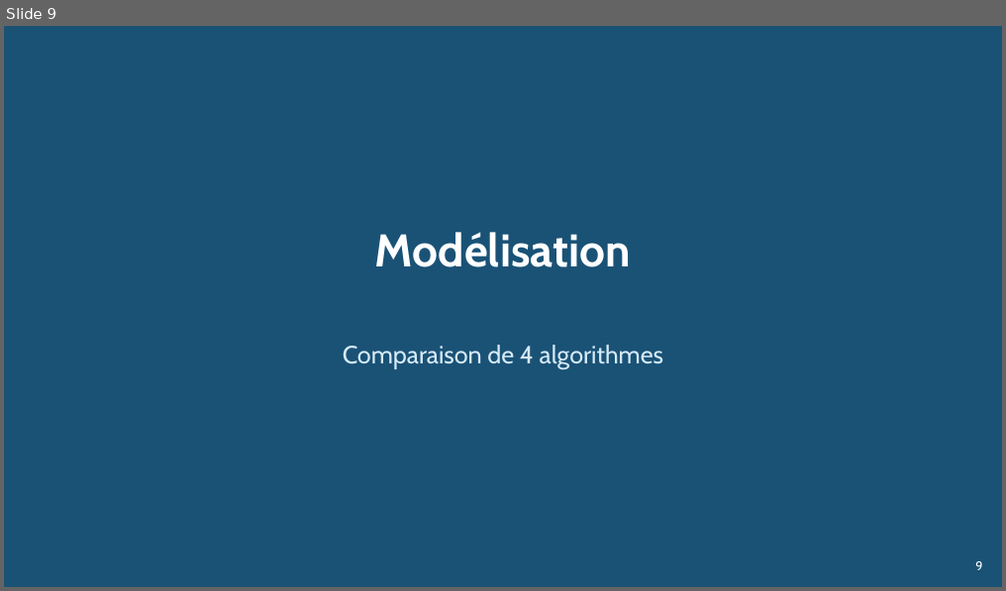
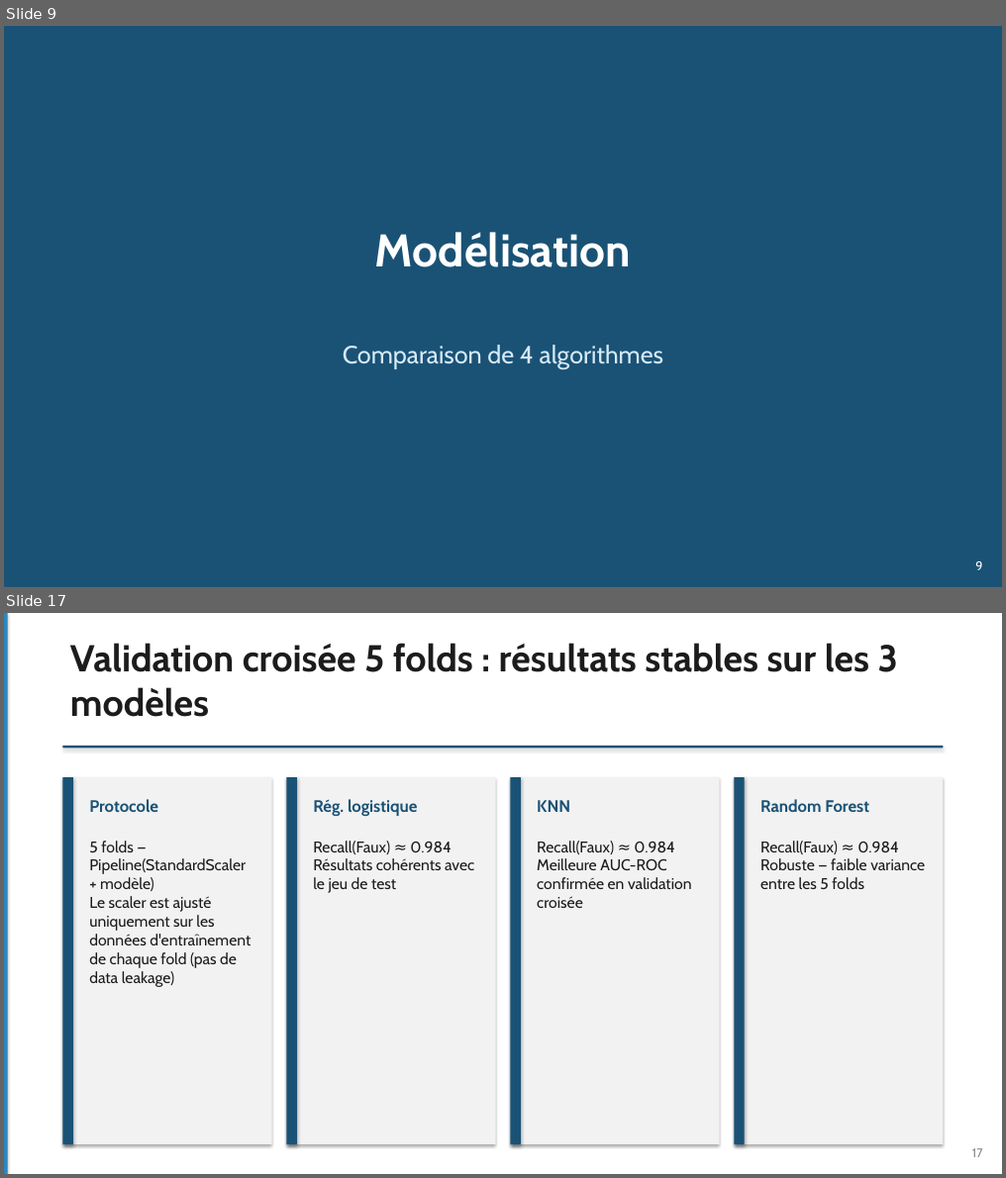
Before and after one commit to Elicesjo/PROJET-11-, a slide deck: Elices-Diez_Josy_3_Support_presentation_062026.pptx. Shown one above the other, each under a label of ours: slide 9 before the commit, slides 9 and 17 after it; the slides between them are not shown. The pictures are 1006x591 and 1006x1178 pixels, drawn with LibreOffice and Linux fonts; fonts in the diff are those of the drawing. Boxes give left, top, right and bottom in pixels: in the first picture for what was removed or moved away, otherwise in the second. Text is boxed around its words. In the diff, an @@ line names an element or a change of style, - is before the commit and + after.

Commit message:
Finalise projet détection de faux billets : notebook, script, présentation

```diff
--- a/Elices-Diez_Josy_3_Support_presentation_062026.pptx
+++ b/Elices-Diez_Josy_3_Support_presentation_062026.pptx
@@ slide 17 added at box(4, 613, 1002, 1174), background #FFFFFF @@
@@ rectangle added at box(4, 613, 8, 1174), fill #2E86C1 @@
@@ text added at box(70, 643, 898, 717), 36 pt, text #1C1C1C, bold @@
+Validation croisée 5 folds : résultats stables sur les 3 modèles
@@ rectangle added at box(63, 746, 944, 748), fill #1A5276 @@
@@ rectangle added at box(63, 777, 272, 1146), fill #F2F2F2 @@
@@ rectangle added at box(63, 777, 73, 1146), fill #1A5276 @@
@@ rectangle added at box(287, 777, 496, 1146), fill #F2F2F2 @@
@@ rectangle added at box(287, 777, 297, 1146), fill #1A5276 @@
@@ rectangle added at box(511, 777, 720, 1146), fill #F2F2F2 @@
@@ rectangle added at box(511, 777, 522, 1146), fill #1A5276 @@
@@ rectangle added at box(734, 777, 943, 1146), fill #F2F2F2 @@
@@ rectangle added at box(734, 777, 745, 1146), fill #1A5276 @@
@@ text added at box(89, 799, 158, 812), 16 pt, text #1A5276, bold @@
+Protocole
@@ text added at box(313, 799, 417, 816), 16 pt, text #1A5276, bold @@
+Rég. logistique
@@ text added at box(537, 800, 570, 812), 16 pt, text #1A5276, bold @@
+KNN
@@ text added at box(760, 799, 869, 812), 16 pt, text #1A5276, bold @@
+Random Forest
@@ text added at box(89, 841, 251, 987), 15 pt, text #1C1C1C @@
+5 folds — Pipeline(StandardScaler + modèle)
+Le scaler est ajusté uniquement sur les données d'entraînement de chaque fold (pas de data leakage)
@@ text added at box(313, 841, 474, 893), 15 pt, text #1C1C1C @@
+Recall(Faux) ≈ 0.984
+Résultats cohérents avec le jeu de test
@@ text added at box(537, 841, 691, 908), 15 pt, text #1C1C1C @@
+Recall(Faux) ≈ 0.984
+Meilleure AUC-ROC confirmée en validation croisée
@@ text added at box(760, 841, 925, 889), 15 pt, text #1C1C1C @@
+Recall(Faux) ≈ 0.984
+Robuste — faible variance entre les 5 folds
@@ text added at box(972, 1149, 983, 1157), 12 pt, text #888888 @@
+17
```
Also in this commit, not shown: 13 slides changed, 3 other slides added, 2 slides removed, 18 other files.
